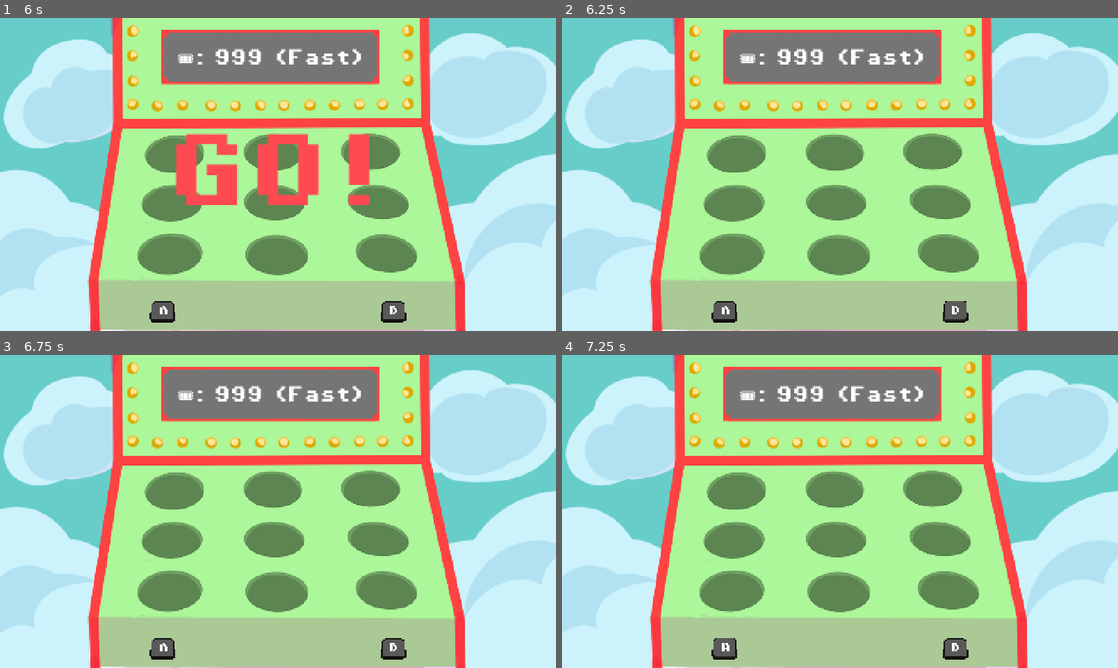
Above: before the commit, frames 1-4 (two rows, left to right).
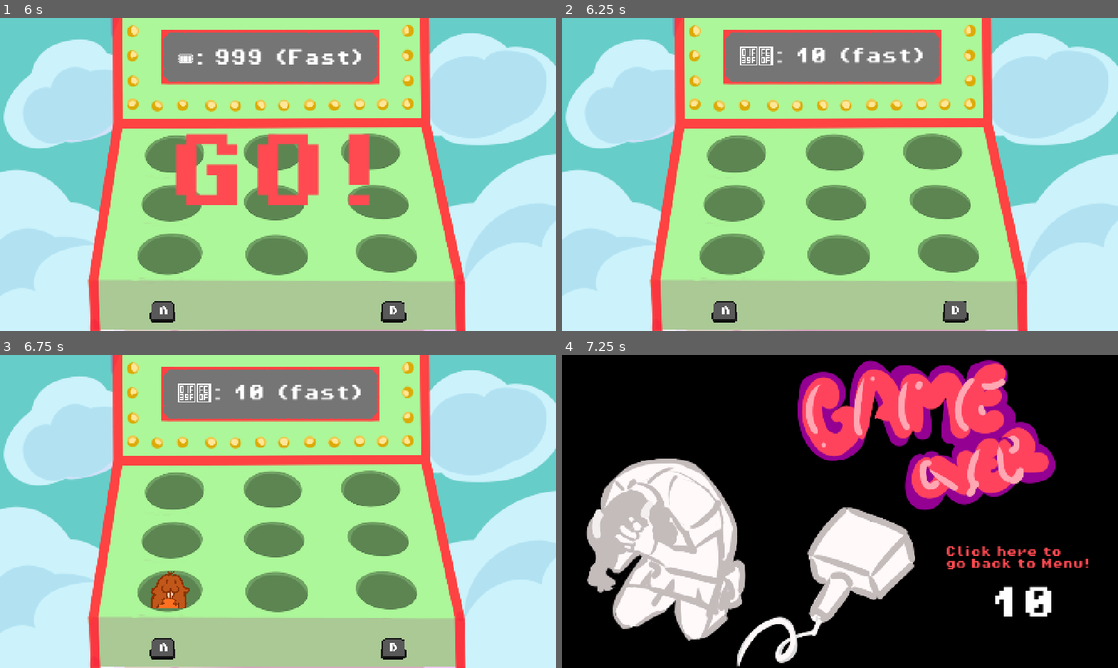
Above: after the commit, the same moments.

Repository: LuciproG/BeaverSmash
Game: Godot game, scene res://scenes/Main.tscn
Two runs of this game, one before a commit and one after it. Both use one fixed random seed, a clock stepped at 60 frames per second and the inputs below. Sound files missing from this copy of the repository are replaced by a short silence.
Inputs (mouse positions are in pixels of both pictures, inside the frame that each line leads up to):
- Up to frame 1 (6 s): click (278, 174) at 0.5 s; click "Acceleration ⏱ 2:34 | 🏆 50750" at 1.25 s; click "▶ JUGAR" at 2 s; tap Enter at 2.75 s; move the mouse to (400, 158) at 2.77 s; tap D (mode_fast) at 2.85, 4.35, 5.85 s; click (400, 158) at 2.92 s; move the mouse to (166, 190) at 3.52 s; tap A (mode_slow) at 3.6, 5.1 s; click (166, 190) at 3.67 s; move the mouse to (333, 105) at 4.27 s; click (333, 105) at 4.42 s; move the mouse to (250, 237) at 5.02 s; click (250, 237) at 5.17 s; move the mouse to (444, 221) at 5.77 s; click (444, 221) at 5.92 s
- Up to frame 2 (6.25 s): no input
- Up to frame 3 (6.75 s): move the mouse to (111, 464) at 6.52 s; tap A (mode_slow) at 6.6 s; click (111, 464) at 6.67 s
- Up to frame 4 (7.25 s): no input

Frame 1 is identical in both runs. In frame 2, 0.8% of the frame differs, in the area x 32-65%, y 9-16%; in frame 3, 1.4%; in frame 4, 100%, in the area x 0-100%, y 0-100%.
Error before the commit: Invalid type in function 'start_game' in base 'Node (game_manager.gd)'. The Object-derived class of argument 1 (AudioStreamPlayer2D) is not a subclass of the e…

Commit message:
FUNCIONA
VERSION MEDIANAMENTE ESTABLE Y SE DEJA HASTA AHI POR AHORA

Diff:
--- a/scenes/mole.tscn
+++ b/scenes/mole.tscn
@@ -1,6 +1,7 @@
-[gd_scene load_steps=4 format=3 uid="uid://cjx2tc0quotnp"]
+[gd_scene load_steps=5 format=3 uid="uid://cjx2tc0quotnp"]
 
 [ext_resource type="Script" uid="uid://bwd2dd1ary0bw" path="res://scripts/mole.gd" id="1_0o2lx"]
+[ext_resource type="Texture2D" uid="uid://6ft5pdpci1yo" path="res://assets/sprites/beaver (dead).png" id="2_kln4g"]
 [ext_resource type="Texture2D" uid="uid://dcpw0bplmyfpu" path="res://assets/sprites/beaver.png" id="3_kln4g"]
 
 [sub_resource type="RectangleShape2D" id="RectangleShape2D_0o2lx"]
@@ -9,15 +10,17 @@
 [node name="Area2D" type="Area2D"]
 scale = Vector2(-6.08, 5.927)
 script = ExtResource("1_0o2lx")
+hit_texture = ExtResource("2_kln4g")
 
 [node name="Sprite2D" type="Sprite2D" parent="."]
 texture_filter = 1
-scale = Vector2(0.025, 0.025)
+position = Vector2(1.3759918, -1.4567223)
+scale = Vector2(0.024414904, 0.025600195)
 texture = ExtResource("3_kln4g")
 region_rect = Rect2(16, 0, 128, 200)
 
 [node name="CollisionShape2D" type="CollisionShape2D" parent="."]
-position = Vector2(-0.3294915, 1.4364536)
+position = Vector2(0.8223684, 3.5527137e-15)
 scale = Vector2(0.9999998, 1)
 shape = SubResource("RectangleShape2D_0o2lx")
 
--- a/scripts/game_manager.gd
+++ b/scripts/game_manager.gd
@@ -59,7 +59,7 @@
 # ==========================
 # Control del juego
 # ==========================
-func start_game(music_player: AudioStreamPlayer):
+func start_game(music_player: AudioStreamPlayer2D):
 	tickets = 10
 	mode = "fast"
 	hit_value = 1
